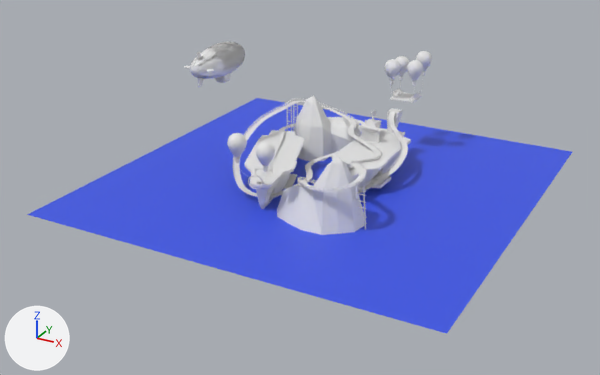
Renders of the Blender file Blender/Mapas/Mapa 2/BlokingCircuito3_01.blend from each side of a commit.
The view is the same before and after, from a camera (50 mm lens) standing at (398.0, -911.0, 423.0) and looking at (-61.0, -77.0, 6.0). The axes (+X, +Y, +Z) are drawn at lower left. The lights are the same throughout.
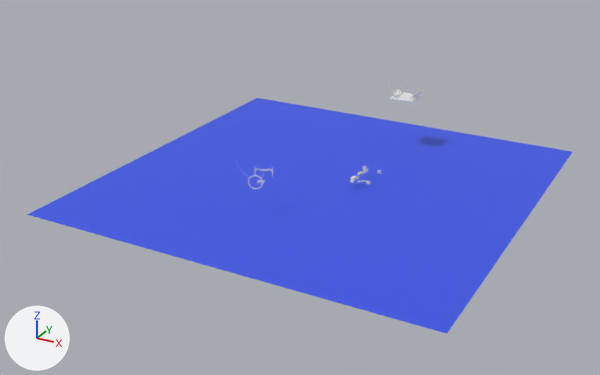
ob_nurbspath_001 is not drawn itself; it is used by a modifier of ob_plane.
ob_nurbspath_004 is not drawn itself; it is used by a modifier of ob_cube_013.

Changed parts and their boxes [x1, y1, x2, y2] in the pictures (600 x 375 px):
'Cube.028', hidden: before [277, 155, 367, 235]
'Cube.002', hidden: before [294, 95, 361, 161]
'PortaAviones.002', hidden: before [244, 130, 305, 209]
'Plane', hidden: before [233, 100, 408, 197]
'PortaAviones', hidden: before [332, 128, 411, 193]
'Sphere', hidden: before [190, 41, 245, 79]
'Cube.013', hidden: before [233, 98, 402, 191]
'Cube.031', hidden: before [358, 119, 382, 143]
'Sphere.022', hidden: before [227, 133, 247, 157]
'Sphere.019', hidden: before [256, 142, 275, 167]
'Sphere.007', hidden: before [407, 60, 423, 81]
'Sphere.013', hidden: before [385, 59, 401, 80]
'Sphere.010', hidden: before [416, 51, 432, 71]
'Cube.003', hidden: before [387, 108, 402, 133]
'Sphere.016', hidden: before [395, 56, 409, 76]
'Cylinder.028', hidden: before [355, 180, 366, 230]
'Sphere.001', hidden: before [215, 73, 230, 83]
'Cylinder.002', hidden: before [287, 106, 292, 131]
'Cylinder.003', hidden: before [293, 102, 298, 131]
'Plane.005', hidden: before [371, 111, 377, 122]
'Sphere.005', hidden: before [198, 78, 203, 85]
'Cube.020', hidden: before [235, 158, 240, 163]
'Cube.019', hidden: before [263, 167, 268, 172]
'Cylinder.042', hidden: before [364, 120, 368, 126]

Edits to the bpy script that builds the scene:
```text
Change ob_plane:
    add ob_plane.hide_set(True)  # its collection is switched off
Change ob_portaaviones:
    add ob_portaaviones.hide_set(True)  # its collection is switched off
Change ob_nurbspath_001:
    add ob_nurbspath_001.hide_set(True)  # its collection is switched off
Change ob_cube_002:
    add ob_cube_002.hide_set(True)  # its collection is switched off
Change ob_cube_003:
    add ob_cube_003.hide_set(True)  # its collection is switched off
Change ob_sphere:
    add ob_sphere.hide_set(True)  # its collection is switched off
Change ob_cylinder:
    add ob_cylinder.hide_set(True)  # its collection is switched off
Change ob_plane_001:
    add ob_plane_001.hide_set(True)  # its collection is switched off
Change ob_sphere_001:
    add ob_sphere_001.hide_set(True)  # its collection is switched off
Change ob_sphere_005:
    add ob_sphere_005.hide_set(True)  # its collection is switched off
Change ob_portaaviones_002:
    add ob_portaaviones_002.hide_set(True)  # its collection is switched off
Change ob_cube_013:
    add ob_cube_013.hide_set(True)  # its collection is switched off
Change ob_nurbspath_004:
    add ob_nurbspath_004.hide_set(True)  # its collection is switched off
Change ob_cube_028:
    add ob_cube_028.hide_set(True)  # its collection is switched off
Change ob_cylinder_002:
    add ob_cylinder_002.hide_set(True)  # its collection is switched off
Change ob_cylinder_003:
    add ob_cylinder_003.hide_set(True)  # its collection is switched off
Change ob_cylinder_004:
    add ob_cylinder_004.hide_set(True)  # its collection is switched off
Change ob_cylinder_006:
    add ob_cylinder_006.hide_set(True)  # its collection is switched off
Change ob_cylinder_007:
    add ob_cylinder_007.hide_set(True)  # its collection is switched off
Change ob_cube_023:
    add ob_cube_023.hide_set(True)  # its collection is switched off
Change ob_cube_024:
    add ob_cube_024.hide_set(True)  # its collection is switched off
Change ob_cube_025:
    add ob_cube_025.hide_set(True)  # its collection is switched off
Change ob_cube_026:
    add ob_cube_026.hide_set(True)  # its collection is switched off
Change ob_cylinder_028:
    add ob_cylinder_028.hide_set(True)  # its collection is switched off
Change ob_cube_027:
    add ob_cube_027.hide_set(True)  # its collection is switched off
Change ob_cube_030:
    add ob_cube_030.hide_set(True)  # its collection is switched off
Change ob_cube_034:
    add ob_cube_034.hide_set(True)  # its collection is switched off
Change ob_sphere_007:
    add ob_sphere_007.hide_set(True)  # its collection is switched off
Change ob_sphere_008:
    add ob_sphere_008.hide_set(True)  # its collection is switched off
Change ob_sphere_010:
    add ob_sphere_010.hide_set(True)  # its collection is switched off
Change ob_sphere_013:
    add ob_sphere_013.hide_set(True)  # its collection is switched off
Change ob_sphere_014:
    add ob_sphere_014.hide_set(True)  # its collection is switched off
Change ob_sphere_015:
    add ob_sphere_015.hide_set(True)  # its collection is switched off
Change ob_sphere_016:
    add ob_sphere_016.hide_set(True)  # its collection is switched off
Change ob_sphere_018:
    add ob_sphere_018.hide_set(True)  # its collection is switched off
Change ob_sphere_022:
    add ob_sphere_022.hide_set(True)  # its collection is switched off
Change ob_sphere_023:
    add ob_sphere_023.hide_set(True)  # its collection is switched off
Change ob_sphere_024:
    add ob_sphere_024.hide_set(True)  # its collection is switched off
Change ob_cube_020:
    add ob_cube_020.hide_set(True)  # its collection is switched off
Change ob_sphere_019:
    add ob_sphere_019.hide_set(True)  # its collection is switched off
Change ob_sphere_020:
    add ob_sphere_020.hide_set(True)  # its collection is switched off
Change ob_sphere_021:
    add ob_sphere_021.hide_set(True)  # its collection is switched off
Change ob_cube_019:
    add ob_cube_019.hide_set(True)  # its collection is switched off
Change ob_cube_031:
    add ob_cube_031.hide_set(True)  # its collection is switched off
Change ob_cylinder_042:
    add ob_cylinder_042.hide_set(True)  # its collection is switched off
Change ob_plane_005:
    add ob_plane_005.hide_set(True)  # its collection is switched off
```
